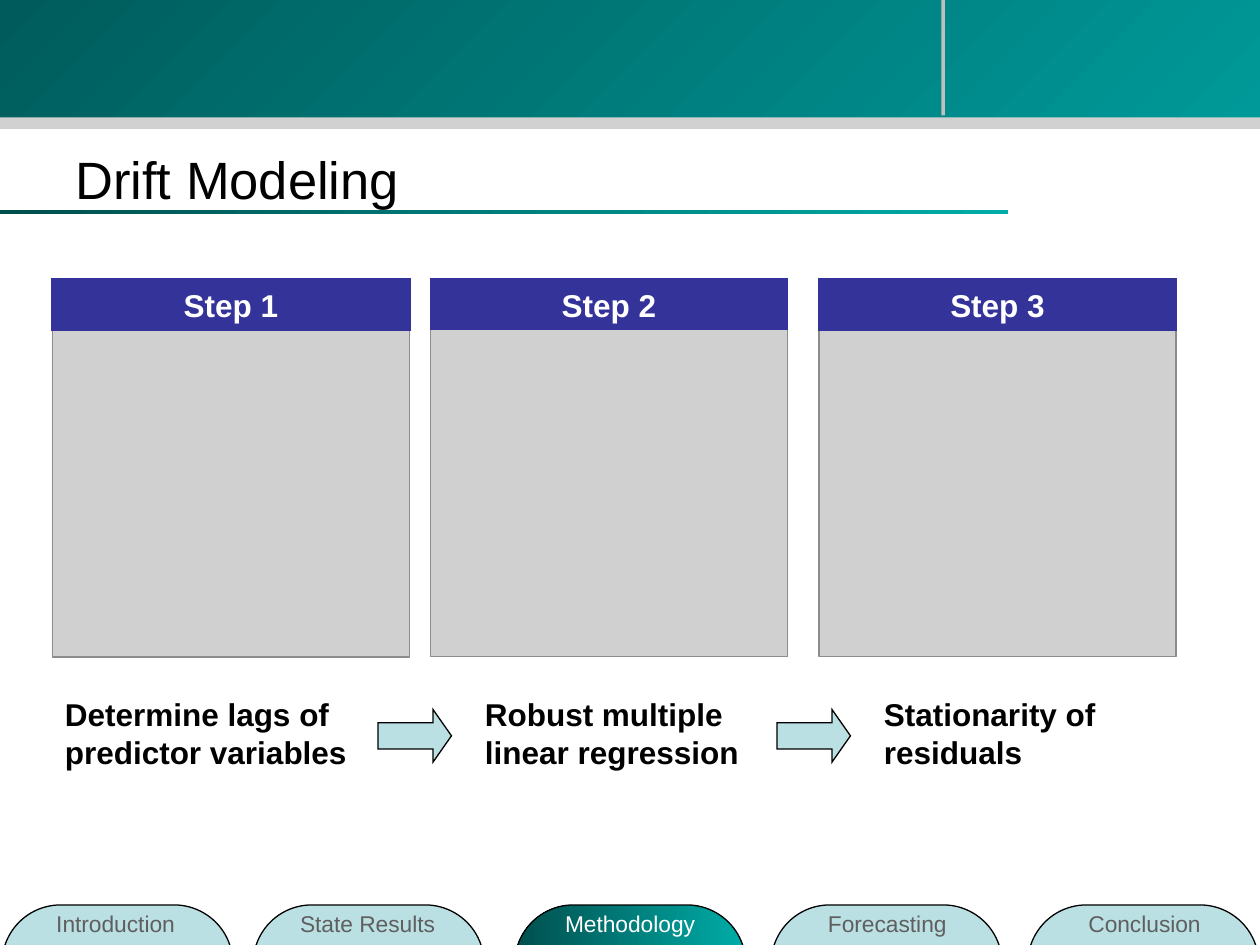
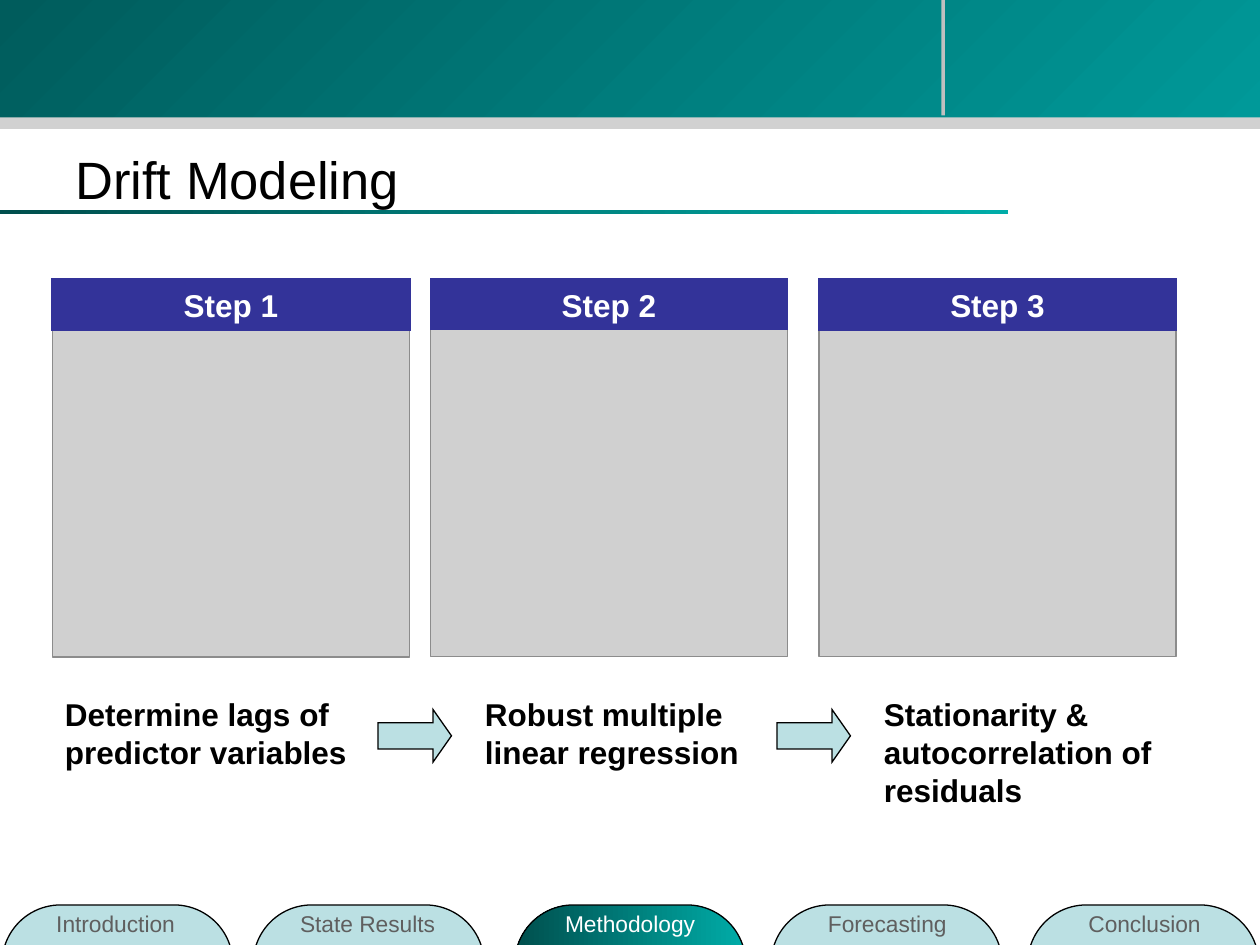
Before and after one commit to zhouzhenghui/svnrepository, a slide deck: slide 27 of SVNRepository/Presentation/M.Eng Final Presentation-take2.ppt. Drawn at 1260x945 pixels with LibreOffice and Linux fonts; fonts in the diff are those of the drawing; grey boxes stand for pictures; background and template pictures are left out. Boxes give left, top, right and bottom in pixels: in the first picture for what was removed or moved away, otherwise in the second. Text is boxed around its words. In the diff, an @@ line names an element or a change of style, - is before the commit and + after.

```diff
--- a/SVNRepository/Presentation/M.Eng Final Presentation-take2.ppt
+++ b/SVNRepository/Presentation/M.Eng Final Presentation-take2.ppt
@@ text at (884,703,1152,803): text changed @@
-Stationarity of residuals
+Stationarity & autocorrelation of residuals
```
